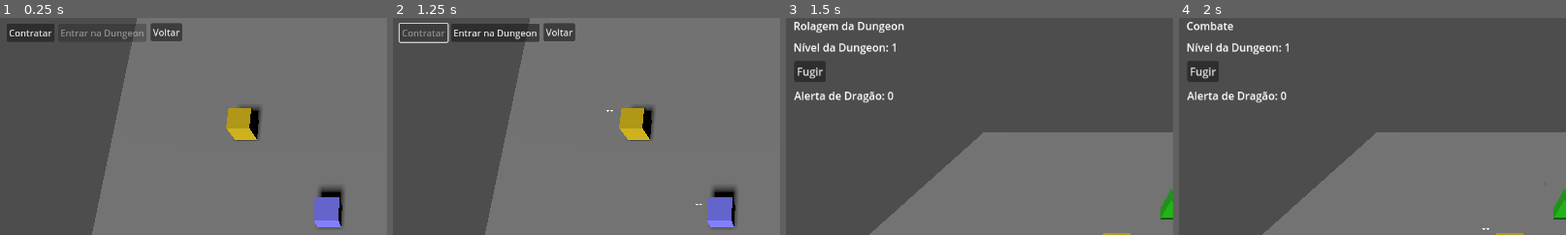
Above: before the commit, frames 1-4 (left to right).
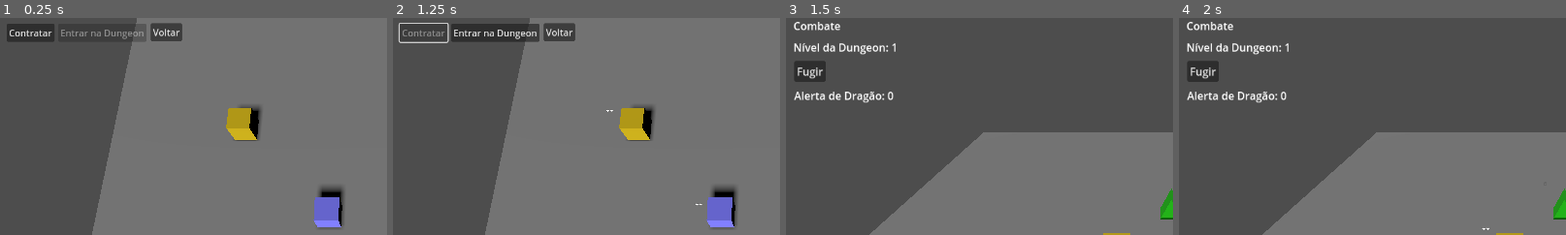
Above: after the commit, the same moments.

Repository: lazaromenezes/dungeon-explorer-godot
Game: Godot game, scene res://scenes/tavern/tavern.tscn
Same seed, same stepped clock (60 frames per second), same inputs: the game is played once before the commit and once after it.
Inputs:
- Up to frame 1 (0.25 s): no input
- Up to frame 2 (1.25 s): click "Contratar" at 0.5 s
- Up to frame 3 (1.5 s): click "Entrar na Dungeon" at 1.25 s
- Up to frame 4 (2 s): no input
The pictures show only the part of the screen within x 0-50%, y 0-50%; the shares and areas given below are measured in that part.

Frames 1-2 are identical in both runs. In frame 3, 0.6% of the frame differs, in the area x 2-31%, y 1-7%; in frame 4, nothing differs.

Commit message:
Start loot item interaction

Diff:
--- a/scenes/characters/hirelings/hireling.gd
+++ b/scenes/characters/hirelings/hireling.gd
@@ -38,6 +38,11 @@
 
 	_take_damage()
 
+func use(item: LootItem):
+	item.use()
+
+	_take_damage()
+
 func _take_damage():
 	stats.current_health -= 1
 
--- a/scenes/dungeon/dungeon.gd
+++ b/scenes/dungeon/dungeon.gd
@@ -10,8 +10,11 @@
 const DungeonState = preload("res://scripts/game_logic/dungeon_state.gd")
 const RollPhase = preload("%s/roll_phase.gd" % TURN_PHASES_PATH)
 const CombatPhase = preload("%s/combat_phase.gd" % TURN_PHASES_PATH)
+const LootPhase = preload("%s/loot_phase.gd" % TURN_PHASES_PATH)
 const DragonPhase = preload("%s/dragon_phase.gd" % TURN_PHASES_PATH)
 const RegroupPhase = preload("%s/regroup_phase.gd" % TURN_PHASES_PATH)
+
+const Alert = preload("res://scenes/ui/alert/alert.tscn")
 
 @export var rollable_items: Array[RollableItem]
 
@@ -25,6 +28,7 @@
 	_initialize_phases()
 	_start_party()
 	_start_enemies()
+	_start_loot_items()
 	_start_dragon()
 	_start_turn()
 
@@ -35,10 +39,11 @@
 func _initialize_phases():
 	var roll_phase = RollPhase.new(_dungeon_state)
 	var combat_phase = CombatPhase.new(_dungeon_state)
+	var loot_phase = LootPhase.new(_dungeon_state)
 	var dragon_phase = DragonPhase.new(_dungeon_state)
 	var regroup_phase = RegroupPhase.new(_dungeon_state, _regroup_phase_start)
 
-	_turn_order = [roll_phase, combat_phase, dragon_phase, regroup_phase]
+	_turn_order = [roll_phase, combat_phase, loot_phase, dragon_phase, regroup_phase]
 
 	for phase in _turn_order:
 		phase.started.connect(_on_phase_started)
@@ -57,9 +62,14 @@
 func _start_enemies():
 	for enemy in $Enemies.get_children():
 		enemy.stats.current_health = 0
-		enemy.selected.connect(_on_selected)
+		enemy.selected.connect(_on_enemy_selected)
 
 	$Dragon.alerted.connect(_on_dragon_alerted)
+
+func _start_loot_items():
+	for item in $Loot.get_children():
+		item.properties.count = 0
+		item.selected.connect(_on_loot_selected)
 
 func _start_dragon():
 	$Dragon.selected.connect(_on_dragon_selected)
@@ -68,23 +78,35 @@
 	_selected_hireling = selected_hireling
 	_notify_hireling_group()
 
-func _on_selected(enemy: Enemy):
-	if(_selected_hireling != null):
+func _on_enemy_selected(enemy: Enemy):
+	if _selected_hireling != null:
 		_selected_hireling.attack(enemy)
-		_unselect_current_hireling()
-		_check_remaining_moves()
-		_check_remaining_enemies()
+		_finish_hireling_action()
+	else:
+		print("Escolha o aventureiro primeiro")
+
+func _on_loot_selected(item: LootItem):
+	if not _current_phase is LootPhase:
+		print("Não está na fase de loot")
+		return
+
+	if _selected_hireling != null:
+		_selected_hireling.use(item)
+		_finish_hireling_action()
 	else:
 		print("Escolha o aventureiro primeiro")
 
 func _on_dragon_selected(enemy: Enemy):
 	if(_selected_hireling != null):
 		_selected_hireling.attack(enemy)
-		_unselect_current_hireling()
-		_check_remaining_moves()
-		_check_dragon_is_alive()
+		_finish_hireling_action()
 	else:
 		print("Escolha o aventureiro primeiro")
+
+func _finish_hireling_action():
+	_unselect_current_hireling()
+	_check_remaining_moves()
+	_current_phase.check_completion()
 
 func _unselect_current_hireling():
 	_selected_hireling = null
@@ -92,12 +114,6 @@
 
 func _notify_hireling_group():
 	get_tree().call_group("hirelings_group", "handle_selection", _selected_hireling)
-
-func _check_dragon_is_alive():
-	_current_phase.check_completion()
-
-func _check_remaining_enemies():
-	_current_phase.check_completion()
 
 func _check_remaining_moves():
 	var total_hirelings = 0
@@ -120,7 +136,7 @@
 
 func _on_phase_started(phase_name: String):
 	$HUD/CurrentPhase.text = phase_name
-	await get_tree().create_timer(0.5).timeout
+	await get_tree().create_timer(0.1).timeout
 	_current_phase.check_completion()
 
 func _on_phase_completed():
--- a/scenes/items/loot_item/loot_item.gd
+++ b/scenes/items/loot_item/loot_item.gd
@@ -3,7 +3,7 @@
 
 @export var properties: LootItemProperties
 
-signal selected(stats: Enemy)
+signal selected(item: LootItem)
 
 func _ready():
 	$StaticBody3D.input_event.connect(_handle_input)
@@ -21,3 +21,7 @@
 
 func _on_count_changed(count: int):
 	visible = count > 0
+
+func use():
+	if properties.count > 0:
+		properties.count -= 1
--- a/scripts/game_logic/dungeon_state.gd
+++ b/scripts/game_logic/dungeon_state.gd
@@ -4,6 +4,8 @@
 signal level_changed(level: int)
 
 var current_enemies: Array[Enemy]
+var current_items: Array[LootItem]
+
 var available_dungeon_items: Array[RollableItem]
 var dragon: Dragon
 
@@ -27,6 +29,9 @@
 func has_living_enemies():
 	return current_enemies.filter(_remove_dragon).any(_is_alive)
 
+func has_remaining_items():
+	return current_items.any(_is_untouched)
+
 func advance_level():
 	level += 1
 
@@ -36,6 +41,9 @@
 func _is_alive(e: Enemy):
 	return e.is_alive()
 
+func _is_untouched(i: LootItem):
+	return i.properties.count > 0
+
 func _on_item_rolled(item: RollableItem):
 	if item is Enemy:
 		if item.stats.race == GameConstants.Race.DRAGON:
@@ -43,3 +51,7 @@
 
 		if item not in current_enemies:
 			current_enemies.append(item)
+
+	elif item is LootItem:
+		if item not in current_items:
+			current_items.append(item)
--- /dev/null
+++ b/scripts/game_logic/turn_phases/loot_phase.gd
@@ -0,0 +1,22 @@
+extends RefCounted
+class_name LootPhase
+
+const NAME: String = "Saque"
+
+signal completed
+signal started(name: String)
+
+var _dungeon: DungeonState
+
+func _init(dungeon: DungeonState):
+	_dungeon = dungeon
+
+func check_completion():
+	if not _dungeon.has_remaining_items():
+		complete()
+
+func complete():
+	completed.emit()
+
+func start():
+	started.emit(NAME)
